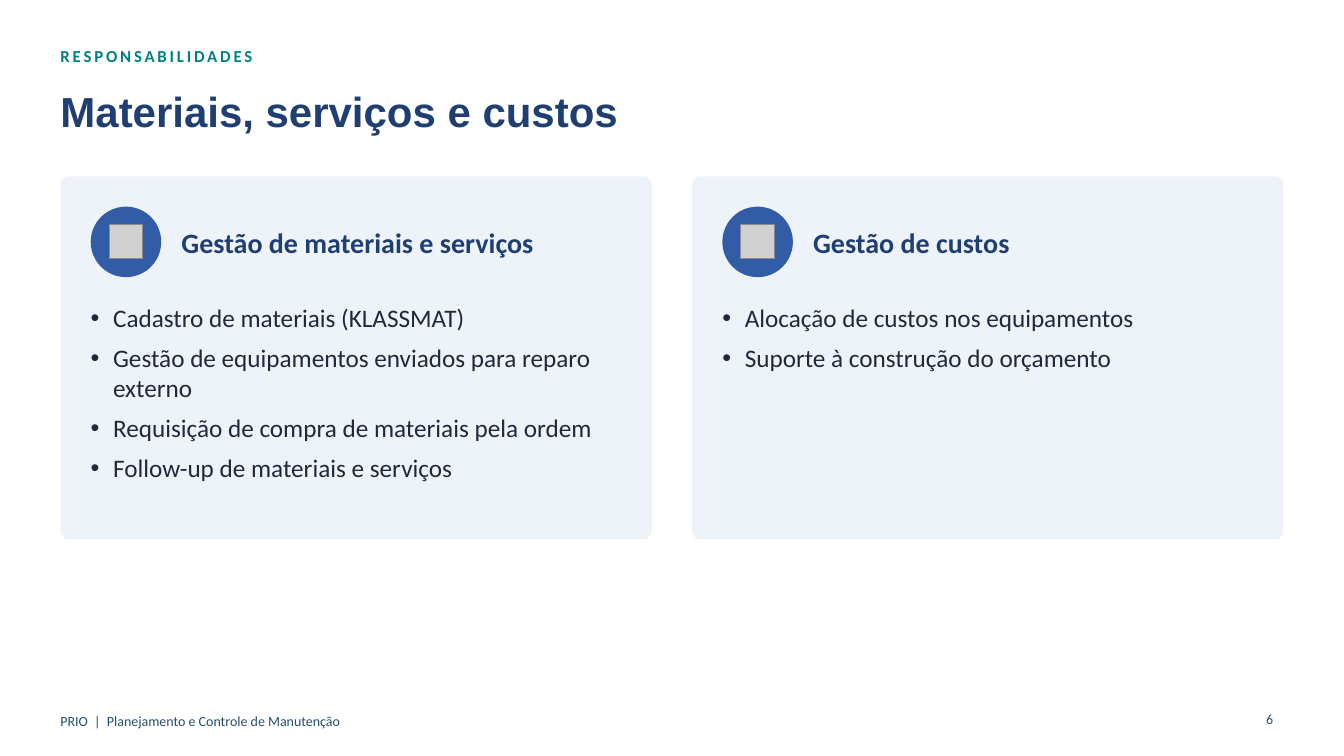
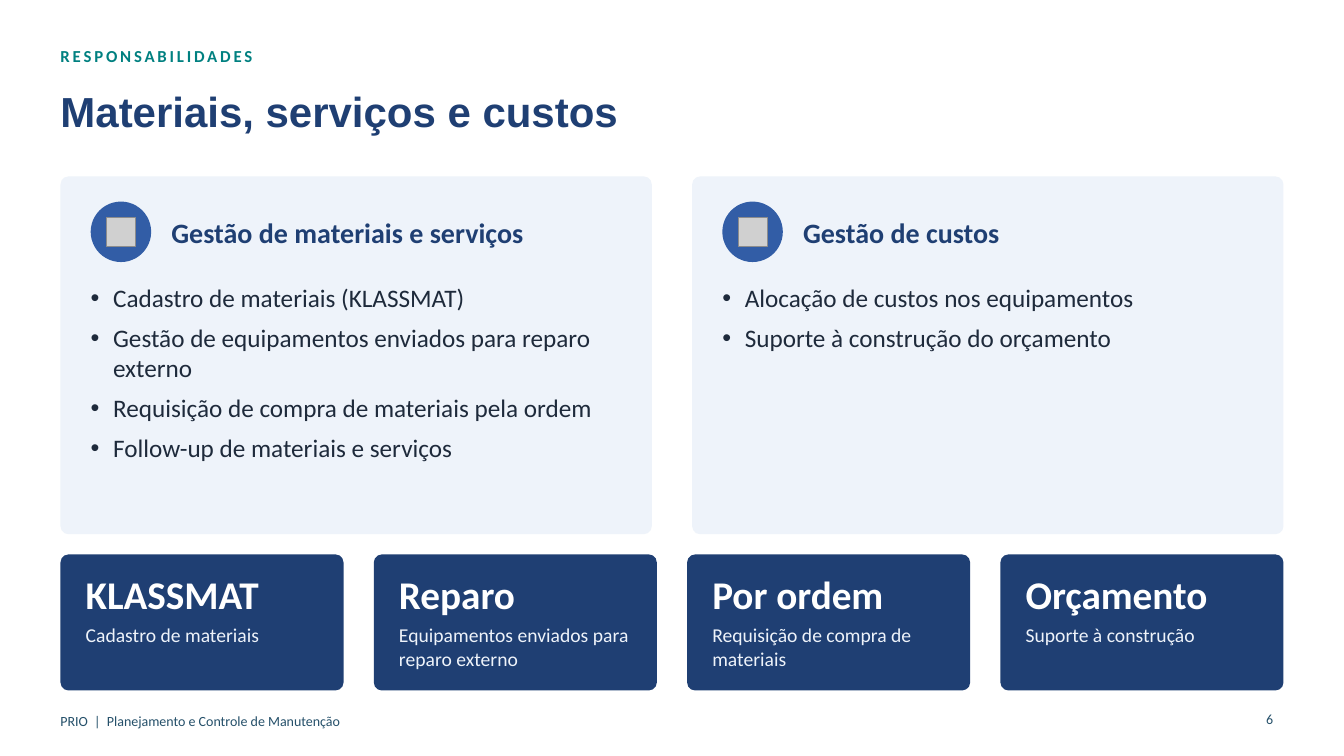
Before and after one commit to LucasRibaas/Planejamento, a slide deck: slide 6 of Planejador_de_Manutencao_Rotina_PRIO.pptx. Drawn at 1344x756 pixels with LibreOffice and Linux fonts; fonts in the diff are those of the drawing; grey boxes stand for pictures; background and template pictures are left out. Boxes give left, top, right and bottom in pixels: in the first picture for what was removed or moved away, otherwise in the second. Text is boxed around its words. In the diff, an @@ line names an element or a change of style, - is before the commit and + after.

```diff
--- a/Planejador_de_Manutencao_Rotina_PRIO.pptx
+++ b/Planejador_de_Manutencao_Rotina_PRIO.pptx
@@ rounded rectangle: place and size @@
-rounded rectangle at box(60, 176, 652, 539)
+rounded rectangle at box(60, 176, 652, 534)
@@ rounded rectangle at box(60, 176, 652, 534): proportions changed @@
@@ rounded rectangle at box(693, 176, 1285, 534): proportions changed @@
@@ rounded rectangle: place and size @@
-rounded rectangle at box(693, 176, 1285, 539)
+rounded rectangle at box(693, 176, 1285, 534)
@@ ellipse: place and size @@
-ellipse at box(91, 207, 161, 277)
+ellipse at box(91, 202, 151, 262)
@@ text "Gestão de materiais e serviços": place and size @@
-text "Gestão de materiais e serviços" at box(181, 233, 533, 258)
+text "Gestão de materiais e serviços" at box(171, 223, 523, 248)
@@ ellipse: place and size @@
-ellipse at box(723, 207, 793, 277)
+ellipse at box(723, 202, 783, 262)
@@ text "Gestão de custos": place and size @@
-text "Gestão de custos" at box(813, 233, 1009, 253)
+text "Gestão de custos" at box(803, 223, 999, 243)
@@ picture: place and size @@
-picture at box(109, 225, 143, 259)
+picture at box(107, 218, 136, 247)
@@ picture: place and size @@
-picture at box(741, 225, 775, 259)
+picture at box(738, 218, 767, 247)
@@ text "Cadastro de materiais (KLASSMAT)": place and size @@
-text "Cadastro de materiais (KLASSMAT)" at box(113, 309, 592, 481)
+text "Cadastro de materiais (KLASSMAT)" at box(113, 289, 592, 461)
@@ text "Alocação de custos nos equipamentos": place and size @@
-text "Alocação de custos nos equipamentos" at box(745, 309, 1133, 372)
+text "Alocação de custos nos equipamentos" at box(745, 289, 1133, 352)
@@ rounded rectangle added at box(60, 555, 344, 691), fill #1F3F73 @@
@@ rounded rectangle added at box(374, 555, 657, 691), fill #1F3F73 @@
@@ rounded rectangle added at box(688, 555, 971, 691), fill #1F3F73 @@
@@ rounded rectangle added at box(1000, 555, 1284, 691), fill #1F3F73 @@
@@ text added at box(86, 583, 259, 610), 28 pt, text #FFFFFF, bold @@
+KLASSMAT
@@ text added at box(399, 583, 515, 615), 28 pt, text #FFFFFF, bold @@
+Reparo
@@ text added at box(712, 581, 883, 610), 28 pt, text #FFFFFF, bold @@
+Por ordem
@@ text added at box(1026, 583, 1208, 616), 28 pt, text #FFFFFF, bold @@
+Orçamento
@@ text added at box(86, 628, 259, 642), 14 pt, text #EEF3FA @@
+Cadastro de materiais
@@ text added at box(399, 628, 629, 669), 14 pt, text #EEF3FA @@
+Equipamentos enviados para reparo externo
@@ text added at box(712, 628, 911, 666), 14 pt, text #EEF3FA @@
+Requisição de compra de materiais
@@ text added at box(1026, 628, 1195, 646), 14 pt, text #EEF3FA @@
+Suporte à construção
```
Also in this commit, not shown: 1 other slide changed.
